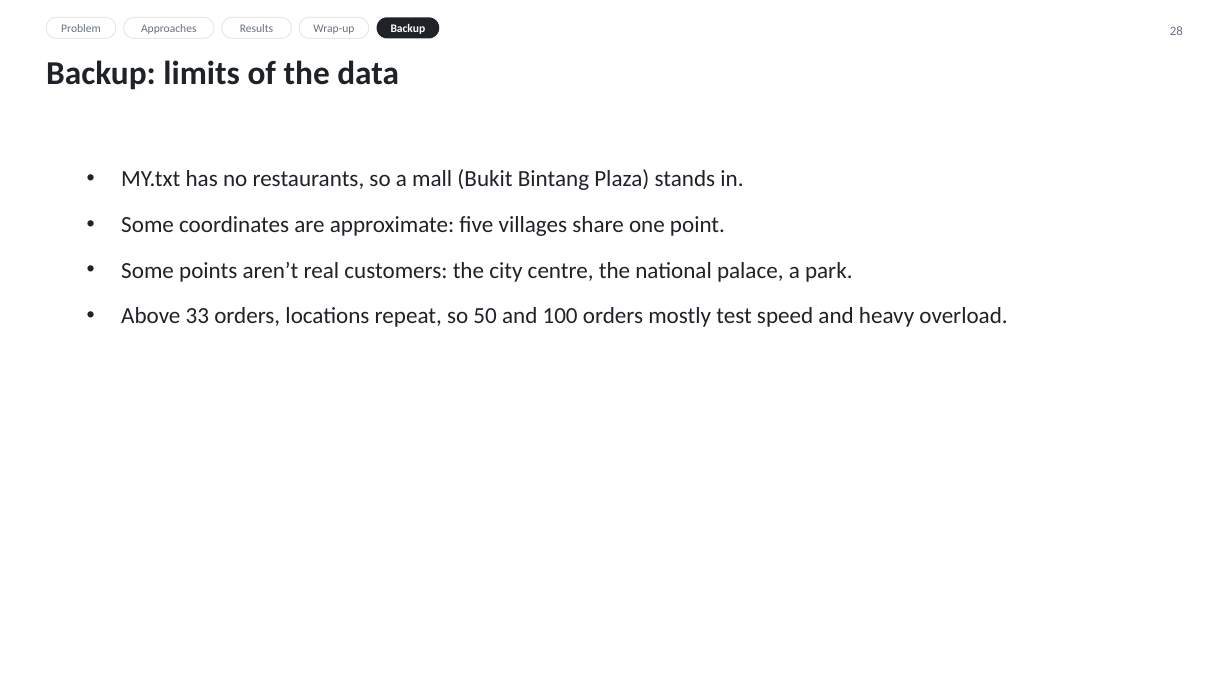
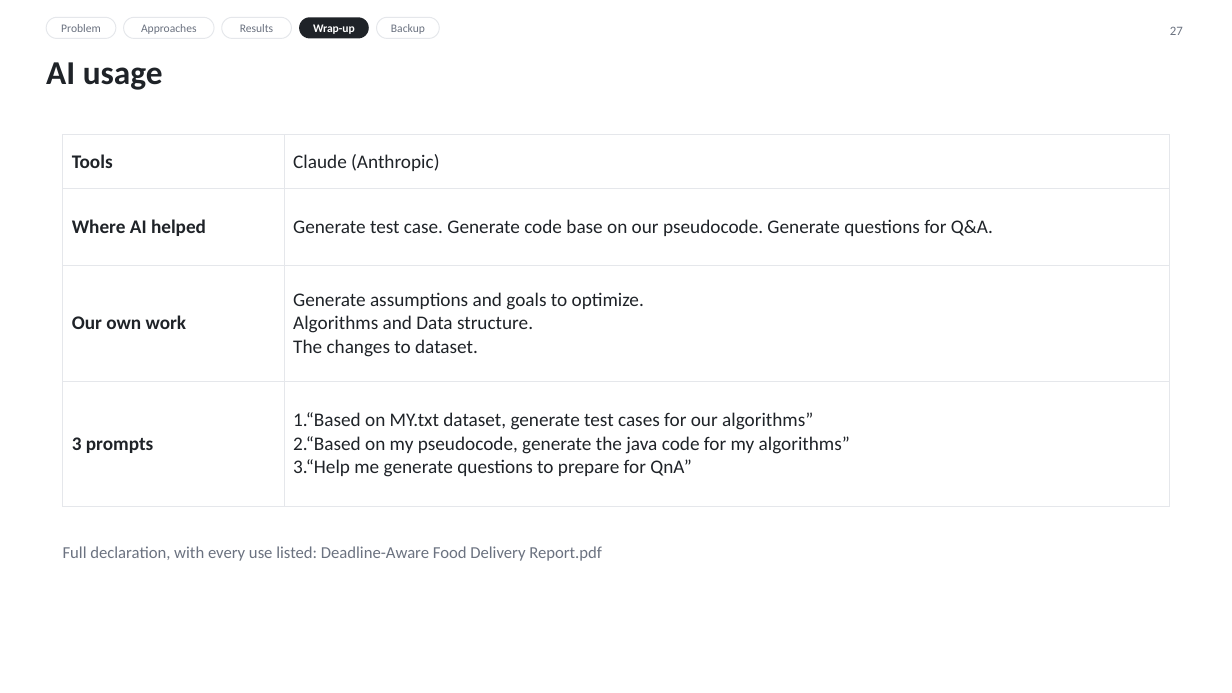
Before and after one commit to raetan2023/CS201_2026_project, a slide deck: slide 27 of slides.pptx (slide 28 before the commit). Drawn at 1232x693 pixels with LibreOffice and Linux fonts; fonts in the diff are those of the drawing. Boxes give left, top, right and bottom in pixels: in the first picture for what was removed or moved away, otherwise in the second. Text is boxed around its words. In the diff, an @@ line names an element or a change of style, - is before the commit and + after.

```diff
--- a/slides.pptx
+++ b/slides.pptx
@@ rounded rectangle "Wrap-up" at (299, 18, 369, 39): text colour #6B7280 to #FFFFFF, bold on; fill none to #1F2328; outline #E5E7EB 0.75 pt to none @@
@@ rounded rectangle "Backup" at (377, 18, 440, 39): text colour #FFFFFF to #6B7280, bold off; fill #1F2328 to none; outline none to #E5E7EB 0.75 pt @@
@@ page number at (1170, 27, 1183, 35): text changed @@
-28
+27
@@ title at (46, 62, 163, 90): text changed @@
-Backup: limits of the data
+AI usage
@@ table added at (63, 135, 1170, 506), 4 rows, 2 columns @@
+Tools | Claude (Anthropic)
+Where AI helped | Generate test case. Generate code base on our pseudocode. Generate questions for Q&A.
+Our own work | Generate assumptions and goals to optimize. / Algorithms and Data structure. / The changes to dataset.
+3 prompts | 1.“Based on MY.txt dataset, generate test cases for our algorithms” / 2.“Based on my pseudocode, generate the java code for my algorithms” / 3.“Help me generate questions to prepare for QnA”
@@ text removed at (121, 169, 1007, 327) @@
-• MY.txt has no restaurants, so a mall (Bukit Bintang Plaza) stands in.
-• Some coordinates are approximate: five villages share one point.
-• Some points aren’t real customers: the city centre, the national palace, a park.
-• Above 33 orders, locations repeat, so 50 and 100 orders mostly test speed and heavy overload.
@@ text added at (63, 546, 602, 561), 13 pt, text #6B7280 @@
+Full declaration, with every use listed: Deadline-Aware Food Delivery Report.pdf
```
Also in this commit, not shown: 6 other slides changed, 4 slides added, 5 slides removed, 7 other files.
